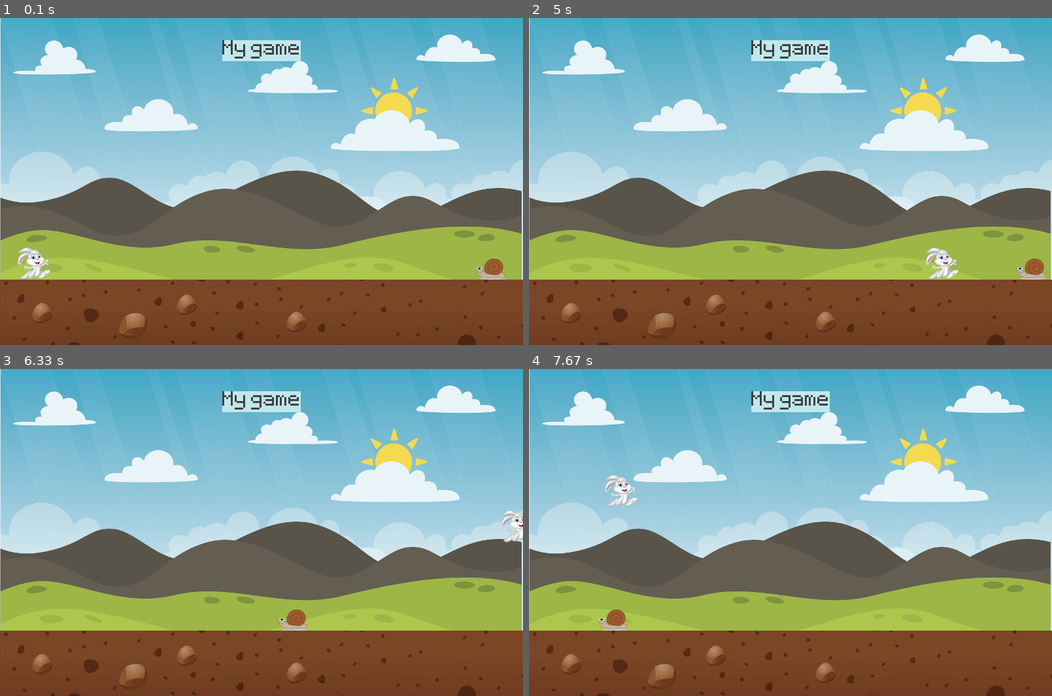
Above: before the commit, frames 1-4 (two rows, left to right).
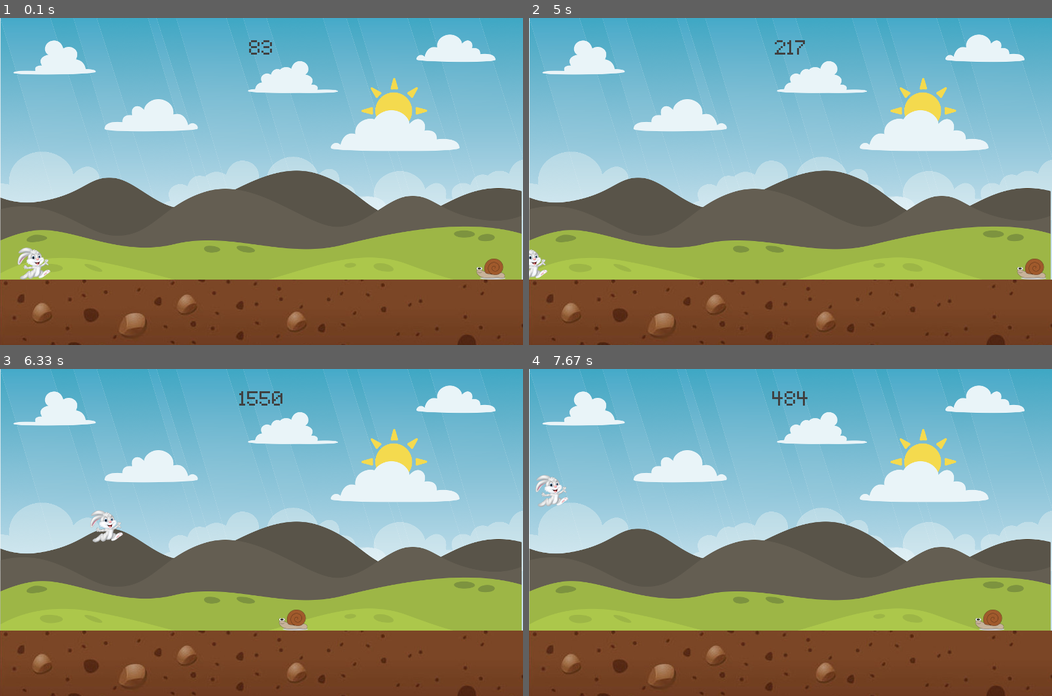
Above: after the commit, the same moments.

Repository: mkassy/pygame-intro
Game: pygame game, started from intro.py
The game is run twice, just before and just after one commit, with the same random seed, the same clock (stepped at 60 frames per second) and the same inputs.
Inputs (mouse positions are in pixels of both pictures, inside the frame that each line leads up to):
- Up to frame 1 (0.1 s): no input
- Up to frame 2 (5 s): tap Space at 0.33, 1.4, 1.7, 2.23, 2.53, 3.3, 4.07, 4.47, 4.77 s; click (790, 204) at 0.72 s; click (628, 256) at 1.05 s
- Up to frame 3 (6.33 s): tap Space at 5.13, 5.53, 5.83 s
- Up to frame 4 (7.67 s): tap Space at 6.53, 6.87, 7.17, 7.37 s

The runs differ from the first frame. In frame 1, 0.9% of the frame differs, in the area x 42-58%, y 6-14%; in frame 2, 1.5%; in frame 3, 1.5%; in frame 4, 2.1%, in the area x 1-91%, y 6-80%.

Commit message:
Displayed score on game.

Diff:
--- a/intro.py
+++ b/intro.py
@@ -1,5 +1,11 @@
 import pygame
 from sys import exit
+
+def display_score():
+    current_time = pygame.time.get_ticks() - start_time # gets time in milliseconds
+    score_surf = test_font.render(f'{current_time}', False,(64,64,64))
+    score_rect = score_surf.get_rect(center = (400,50))
+    screen.blit(score_surf,score_rect) # surface, and then pos
 
 pygame.init()
 screen = pygame.display.set_mode((800,500))
@@ -8,12 +14,13 @@
 clock = pygame.time.Clock()
 test_font = pygame.font.Font('pixeltype/Pixeltype.ttf', 50) # arguments: font type, font size
 game_active = True
+start_time = 0
 
 sky_surf = pygame.image.load('graphics/sky.png').convert() # convert alpha removes alpha values
 soil_surf = pygame.image.load('graphics/soil.jpg').convert() # convert makes game run faster
 
-score_surf = test_font.render('My game', False, (64,64,64)) # test, AA, color(RGB or hex_color)
-score_rect = score_surf.get_rect(center = (400,50))
+# score_surf = test_font.render('My game', False, (64,64,64)) # test, AA, color(RGB or hex_color)
+# score_rect = score_surf.get_rect(center = (400,50))
 
 snail_surf = pygame.image.load('graphics/snail.png').convert_alpha()
 snail_rect = snail_surf.get_rect(bottomright = (800,400))
@@ -40,17 +47,21 @@
             if event.type == pygame.KEYDOWN and event.key == pygame.K_SPACE:
                 game_active = True
                 snail_rect.left = 800
+                player_rect.right = 0
+                start_time = pygame.time.get_ticks()
 
     if game_active:
         # draw all our elements
         screen.blit(sky_surf, (0,0))
         screen.blit(soil_surf, (0,400))
-        pygame.draw.rect(screen,'#c0e8ec', score_rect) # takes 3+ arguments
-        pygame.draw.rect(screen, '#c0e8ec', score_rect, 10) # 4th arg is line width, 5th is border rounding
+        # pygame.draw.rect(screen,'#c0e8ec', score_rect) # takes 3+ arguments
+        # pygame.draw.rect(screen, '#c0e8ec', score_rect, 10) # 4th arg is line width, 5th is border rounding
         # pygame.draw.line(screen, 'gold', (0,0), pygame.mouse.get_pos(), width=5)
         # pygame.draw.ellipse(screen, 'brown', pygame.Rect(50,200,100,100)) # pygame.Rect() arguments: left, top, width, height
 
-        screen.blit(score_surf, score_rect)
+        # screen.blit(score_surf, score_rect)
+        display_score()
+
         snail_rect.x -= 4
         if snail_rect.right <= -100: snail_rect.left = 800
         screen.blit(snail_surf, snail_rect)
@@ -69,7 +80,10 @@
     else:
         screen.fill('Yellow')
         game_over = test_font.render('GAME OVER!!!', False, 'red')
+        press_keyfont = pygame.font.Font('pixeltype/Pixeltype.ttf', 30)
+        press_key = press_keyfont.render('Press space to continue.', False, 'orange')
         screen.blit(game_over,(300,200))
+        screen.blit(press_key,(270,400))
 
     # update everything
     pygame.display.update()
Not shown, changed: .DS_Store
